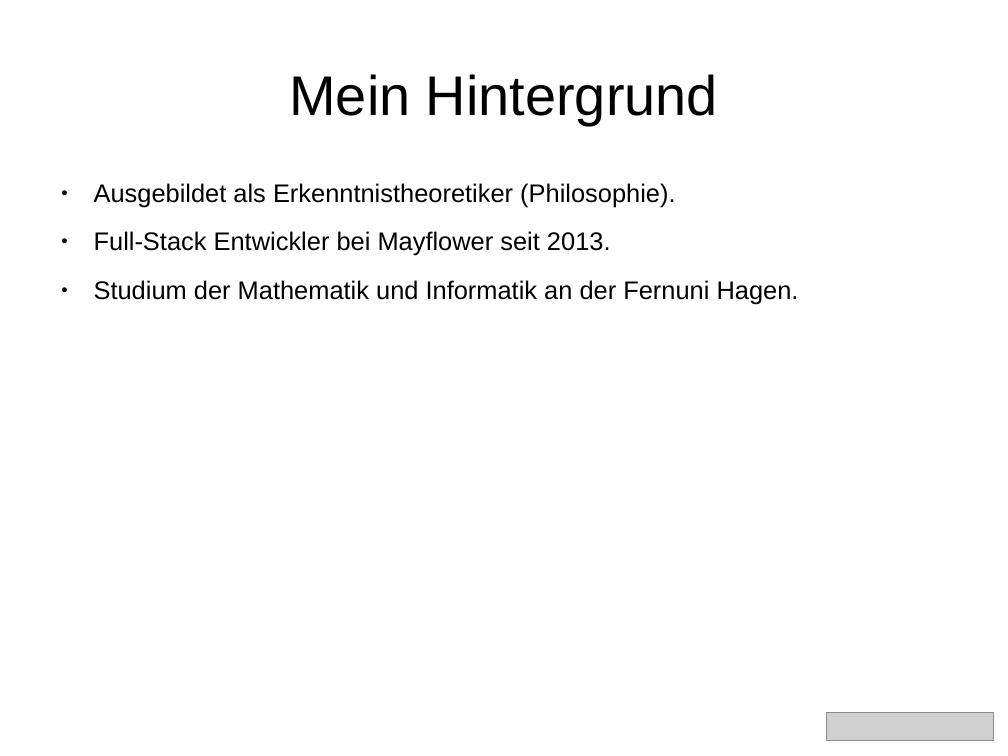
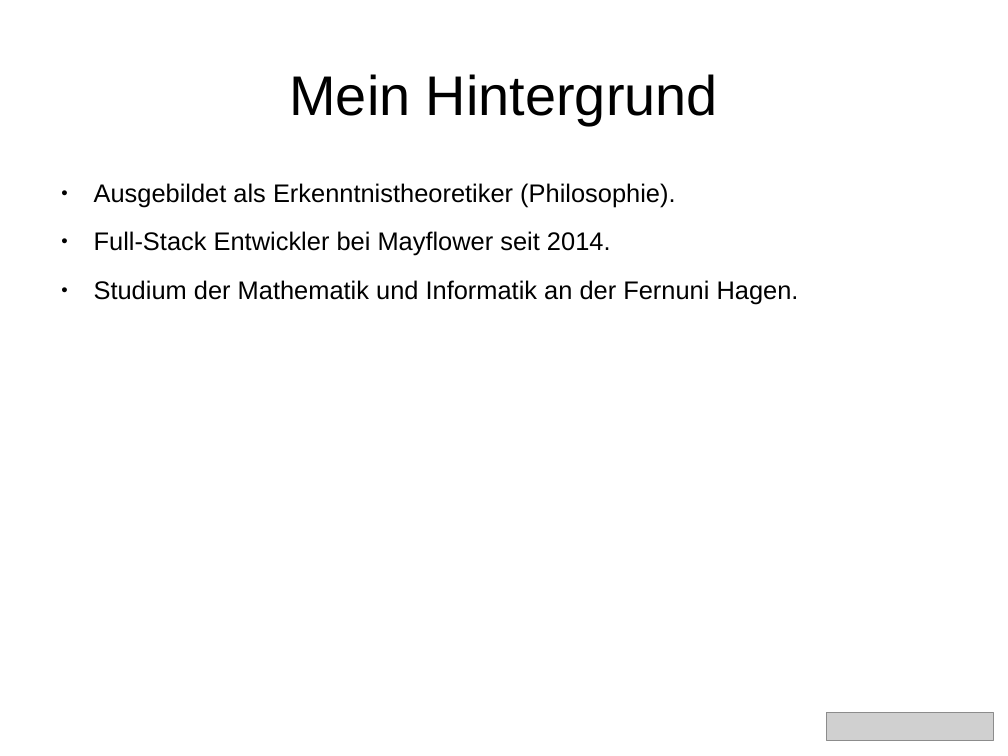
Before and after one commit to aoldemeier/an-introduction-to-tensorflow, a slide deck: slide 2 of slides-simplified-german.odp. Drawn at 1008x756 pixels with LibreOffice and Linux fonts; fonts in the diff are those of the drawing; grey boxes stand for pictures. Boxes give left, top, right and bottom in pixels: in the first picture for what was removed or moved away, otherwise in the second. Text is boxed around its words. In the diff, an @@ line names an element or a change of style, - is before the commit and + after.

```diff
--- a/slides-simplified-german.odp
+++ b/slides-simplified-german.odp
@@ text at <box>94,231,611,256</box>: text changed @@
-● Full-Stack Entwickler bei Mayflower seit 2013.
+● Full-Stack Entwickler bei Mayflower seit 2014.
```
Also in this commit, not shown: 4 other slides changed, 1 other file.
